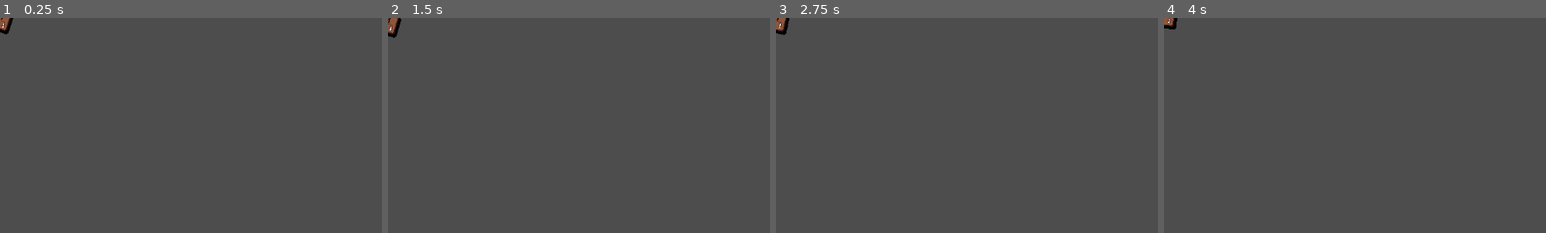
Above: before the commit, frames 1-4 (left to right).
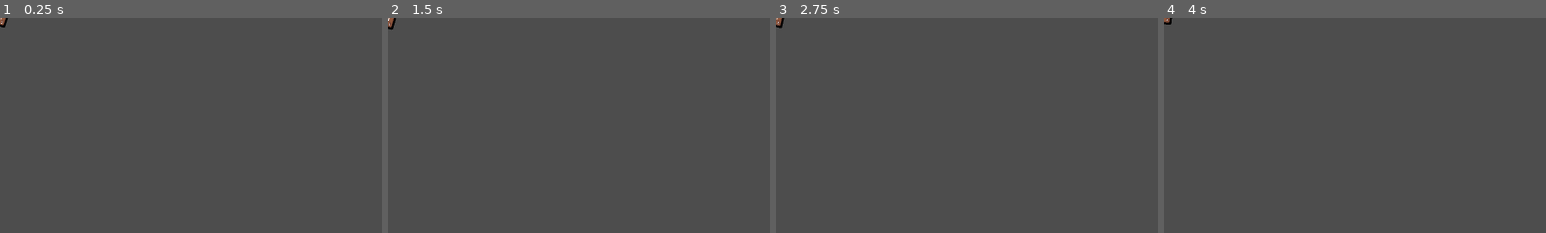
Above: after the commit, the same moments.

Repository: LiranDat/Spitandspell
Game: Godot game, scene res://letter.tscn
Same seed, same stepped clock (60 frames per second), same inputs: the game is played once before the commit and once after it. This scene is started directly instead of the project's main scene.
Inputs (mouse positions are % of the whole screen's width and height, from its top left):
- Up to frame 1 (0.25 s): no input
- Up to frame 2 (1.5 s): tap Enter at 0.5 s; move the mouse to (72, 45) at 0.52 s; click (72, 45) at 0.67 s; tap Space at 1.25 s; move the mouse to (30, 55) at 1.27 s; click (30, 55) at 1.42 s
- Up to frame 3 (2.75 s): tap Enter at 2 s; move the mouse to (60, 28) at 2.02 s; click (60, 28) at 2.17 s
- Up to frame 4 (4 s): tap Space at 2.75 s; move the mouse to (45, 70) at 2.77 s; click (45, 70) at 2.92 s; tap Enter at 3.5 s; move the mouse to (80, 65) at 3.52 s; click (80, 65) at 3.67 s
The pictures show only the part of the screen within x 0-50%, y 0-50%; the shares and areas given below are measured in that part.

The runs differ from the first frame. In frame 1, 0.2% of the frame differs, in the area x 0-4%, y 0-8%; in frame 2, 0.2%, in the area x 0-4%, y 0-10%; in frame 3, 0.2%; in frame 4, 0.2%.

Commit message:
Scoring test and shop changes

Diff:
--- a/album.gd
+++ b/album.gd
@@ -10,7 +10,7 @@
 
 const ALBUMFILE = "res://albums.xml"
 const ALBUMATTRIBUTES = ["id","title","description","subdescript","price"]
-
+const vowels = ["A","E","I","O","U"]
 var time = 0.0
 var tween : Tween
 var hovering : bool = false
@@ -28,6 +28,19 @@
 	if(owned):
 		$Tooltip/PriceTag.hide()
 		$Tooltip/Price.hide()
+	pass
+
+func scoreLetter(letter:String, word:String):
+	if(albumNumber==0):
+		return scoreLetter0(letter,word)
+	else:
+		return [0,1]
+	pass
+
+func scoreWord(word:String):
+	if(albumNumber==0):
+		return scoreWord0(word)
+	return [0,1]
 	pass
 
 func updateAlbumInfo():
@@ -160,3 +173,49 @@
 		albums.append(album)
 	return albums
 	pass
+
+func scoreLetter0(letter,word):
+	if(vowels.find(letter)>0):
+		return [-1,1]
+	else:
+		return [0,1]
+func scoreWord0(word):
+	return [0,2]
+
+func scoreLetter1(letter:String,word:String):
+	if(word.find(letter.to_upper(),word.find(letter.to_upper())+1)):
+		return [0,3]
+	else:
+		return [0,1]
+func scoreWord1(word):
+	return [0,1]
+
+func scoreLetter2(letter:String,word:String):
+	return [0,1]
+func scoreWord2(word):
+	if(word.length()<=3):
+		return [0,3]
+	return [0,1]
+
+func scoreLetter3(letter:String,word:String):
+	return [0,1]
+func scoreWord3(word):
+	return [0,1]
+
+func scoreLetter4(letter:String,word:String):
+	if(vowels.find(letter)>0):
+		return [1,1]
+	return [0,1]
+func scoreWord4(word):
+	return [0,1]
+
+func scoreLetter5(letter:String,word:String):
+	return [0,2]
+func scoreWord5(word):
+	return [0,.5]
+
+func scoreLetter6(letter:String,word:String):
+	return [0,1]
+func scoreWord6(word):
+	#if last word of repeat score x2
+	return [0,1]
--- a/album_case.gd
+++ b/album_case.gd
@@ -14,6 +14,22 @@
 
 func isFull():
 	return full
+
+func scoreLetter(letter : String, word : String):
+	var score = [0,1]
+	for album in albums:
+		var albumScore = await album.scoreLetter(letter,word)
+		score = [score[0]+albumScore[0],score[1]*albumScore[1]]
+	return score
+	pass
+
+func scoreWord(word : String):
+	var score = [0,1]
+	for album in albums:
+		var albumScore = await album.scoreWord(word)
+		score = [score[0]+albumScore[0],score[1]*albumScore[1]]
+	return score
+	pass
 
 func buyAlbum(album:Album):
 	if $Money.money > album.price:
--- a/letter.gd
+++ b/letter.gd
@@ -1,6 +1,18 @@
 class_name Letter extends Node2D
 var time = 0.0
 var spawn = true
+var alpha : float = 1.0
+var used : bool = false:
+	set(value):
+		var tween = get_tree().create_tween()
+		tween.set_ease(Tween.EASE_OUT)
+		tween.set_trans(Tween.TRANS_ELASTIC)
+		if value==false:
+			tween.tween_property(self,"alpha",1.0,1.0)
+		else:
+			tween.tween_property(self,"alpha",.5,1.0)
+		used = value
+
 @export var letter : String = "A"
 @export var score : int = 1
 
@@ -14,6 +26,7 @@
 func _process(delta: float) -> void:
 	if(swayEnabled):
 		sway(delta)
+	self.modulate.a = alpha
 	pass
 
 func appear():
--- a/letter.tscn
+++ b/letter.tscn
@@ -15,7 +15,6 @@
 texture = ExtResource("1_r6swm")
 
 [node name="Text" type="Label" parent="Letter"]
-modulate = Color(0.0962047, 0.0962048, 0.0962047, 1)
 offset_left = -11.0
 offset_top = -21.0
 offset_right = 11.0
--- a/letter_selection.gd
+++ b/letter_selection.gd
@@ -1,8 +1,10 @@
-extends Node2D
+class_name LetterSelection extends Node2D
 
 var letterScene = preload("res://letter.tscn")
 @export var letterAreaSize : Vector2i = Vector2i(5,2)
 var count = 0
+
+var usableLetters = []
 
 var abc = { # [ Punkte, Häufigkeit ]
 	"A": [1, 9],
@@ -34,6 +36,7 @@
 }
 
 func _ready():
+	$LetterArea/Shape.hide()
 	count = letterAreaSize.x*letterAreaSize.y
 	createLetterDeck(abc)
 	$LetterArea/Shape.scale = Vector2(64.,64.)*Vector2(letterAreaSize)
@@ -53,6 +56,7 @@
 	pass
 
 func distributeLetters(count):
+	usableLetters.clear()
 	var letters = []
 	for index in range(count):
 		var childCount = $MicPos/LetterDeck.get_child_count()
@@ -61,10 +65,11 @@
 		var childIndex = randi_range(0,$MicPos/LetterDeck.get_child_count()-1)
 		var letter = $MicPos/LetterDeck.get_child(childIndex)
 		letters.append(letter)
-		letter.reparent($LetterArea)
+		letter.reparent($LetterArea/Letters)
 	letters.sort_custom(lettersort)
 	for index in range(letters.size()):
 		var letter = letters[index]
+		usableLetters.append(letter)
 		var tween = letter.create_tween()
 		tween.set_ease(Tween.EASE_IN_OUT)
 		tween.set_trans(Tween.TRANS_ELASTIC)
@@ -73,12 +78,22 @@
 		tween.tween_property(letter,"position",Vector2(xPos,yPos),1.0)
 		letter.show()
 		$MicPos/Mic.pop()
-		await get_tree().create_timer(0.2).timeout
+		await get_tree().create_timer(0.1).timeout
 	pass
 
 func lettersort(a:Letter,b:Letter):
 	return a.letter <= b.letter
 
+func getUsableLetters():
+	return usableLetters
+
+func useLetter(l : String):
+	for letter in $LetterArea/Letters.get_children():
+		if letter.letter == l.to_upper() and letter.used == false:
+			letter.used = true
+			return
+	pass
+
 func _on_timer_timeout() -> void:
 	distributeLetters(count)
 	pass # Replace with function body.
--- a/letter_selection.tscn
+++ b/letter_selection.tscn
@@ -3,9 +3,8 @@
 [ext_resource type="PackedScene" uid="uid://bt3pifrcmwhrx" path="res://mic.tscn" id="1_a8s43"]
 [ext_resource type="Script" uid="uid://dfchx6q4hw7ch" path="res://letter_selection.gd" id="1_bvp4e"]
 
-[node name="LetterSelection" type="Node2D"]
+[node name="LetterSelection" type="Node2D" groups=["LetterSelection"]]
 script = ExtResource("1_bvp4e")
-letterAreaSize = Vector2i(8, 2)
 
 [node name="MicPos" type="Node2D" parent="."]
 position = Vector2(151, 128)
--- a/project.godot
+++ b/project.godot
@@ -21,10 +21,10 @@
 
 [display]
 
+window/size/viewport_width=1920
+window/size/viewport_height=1080
 window/size/resizable=false
 window/stretch/mode="canvas_items"
-window/stretch/aspect="expand"
-window/stretch/scale=1.5
 window/stretch/scale_mode="integer"
 
 [global_group]
@@ -33,6 +33,7 @@
 MoneyDisplay=""
 Album=""
 Letter=""
+LetterSelection=""
 
 [rendering]
 
--- /dev/null
+++ b/scoring_test.gd
@@ -0,0 +1,54 @@
+extends Node2D
+
+var abc = { # [ Punkte, Häufigkeit ]
+	"A": [1, 9],
+	"B": [3, 2],
+	"C": [3, 2],
+	"D": [2, 4],
+	"E": [1, 12],
+	"F": [4, 2],
+	"G": [2, 3],
+	"H": [4, 2],
+	"I": [1, 9],
+	"J": [8, 1],
+	"K": [5, 1],
+	"L": [1, 4],
+	"M": [3, 2],
+	"N": [1, 6],
+	"O": [1, 8],
+	"P": [3, 2],
+	"Q": [10, 1],
+	"R": [1, 6],
+	"S": [1, 4],
+	"T": [1, 6],
+	"U": [1, 4],
+	"V": [4, 2],
+	"W": [4, 2],
+	"X": [8, 1],
+	"Y": [4, 2],
+	"Z": [10, 1]
+}
+
+
+func scoreWord(word:String):
+	var albumCase = get_tree().get_first_node_in_group("AlbumCase")
+	var score = 0
+	for letterIndex in word.length():
+		var letter = word[letterIndex].to_upper()
+		var letterSelection : LetterSelection = get_tree().get_first_node_in_group("LetterSelection")
+		letterSelection.useLetter(letter)
+		var letterScore = await albumCase.scoreLetter(letter,word)
+		score += letterScore[0]+letterScore[1]*abc[letter][0]
+		print("letter " + letter + " scored: "+ str(letterScore[0]+letterScore[1]*abc[letter][0]))
+		await get_tree().create_timer(.1).timeout
+	print("Raw Word score is: "+ str(score))
+	var wordScore = await albumCase.scoreWord(word.to_upper())
+	score = wordScore[0]+wordScore[1]*score
+	print("Total score is: " + str(score))
+	pass
+
+
+func _on_button_pressed() -> void:
+	print($Panel/TextEdit.text)
+	scoreWord($Panel/TextEdit.text)
+	pass # Replace with function body.
--- /dev/null
+++ b/scoring_test.tscn
@@ -0,0 +1,56 @@
+[gd_scene load_steps=5 format=3 uid="uid://d263v7k7ged4w"]
+
+[ext_resource type="Script" uid="uid://bk6nwn7o78ib2" path="res://scoring_test.gd" id="1_krsl8"]
+[ext_resource type="PackedScene" uid="uid://d14bd2ryyhrdr" path="res://letter_selection.tscn" id="2_7iipe"]
+[ext_resource type="PackedScene" uid="uid://b56orn6gpj15h" path="res://album_case.tscn" id="2_krsl8"]
+[ext_resource type="PackedScene" uid="uid://drpkjcye8s7dv" path="res://shop.tscn" id="3_h7saj"]
+
+[node name="ScoringTest" type="Node2D"]
+script = ExtResource("1_krsl8")
+
+[node name="Panel" type="Panel" parent="."]
+offset_left = -213.0
+offset_top = -153.0
+offset_right = 220.0
+offset_bottom = -10.0
+
+[node name="TextEdit" type="TextEdit" parent="Panel"]
+layout_mode = 0
+offset_left = 50.0
+offset_top = 46.0
+offset_right = 364.0
+offset_bottom = 96.0
+
+[node name="LetterSelection" parent="." instance=ExtResource("2_7iipe")]
+position = Vector2(266, 218)
+
+[node name="MicPos" parent="LetterSelection" index="0"]
+position = Vector2(-676, -19)
+
+[node name="LetterArea" parent="LetterSelection" index="1"]
+position = Vector2(-265, -136)
+
+[node name="Shape" parent="LetterSelection/LetterArea" index="0"]
+position = Vector2(-166, -54)
+polygon = PackedVector2Array(0, 0, 1, 0, 1, 1, 0.905198, 1, 0.704366, 1, 0, 1)
+
+[node name="AlbumCase" parent="LetterSelection/LetterArea" index="1" instance=ExtResource("2_krsl8")]
+position = Vector2(368, 81)
+
+[node name="Letters" type="Node2D" parent="LetterSelection/LetterArea" index="2"]
+
+[node name="Camera2D" type="Camera2D" parent="."]
+
+[node name="Shop" parent="." instance=ExtResource("3_h7saj")]
+position = Vector2(334, -120)
+
+[node name="Button" type="Button" parent="."]
+offset_left = 114.0
+offset_top = -218.0
+offset_right = 164.0
+offset_bottom = -187.0
+text = "score"
+
+[connection signal="pressed" from="Button" to="." method="_on_button_pressed"]
+
+[editable path="LetterSelection"]
--- a/shop.gd
+++ b/shop.gd
@@ -5,7 +5,7 @@
 func _ready():
 	for i in range(3):
 		var album = albumScene.instantiate()
-		album.albumNumber=randi_range(0,5)
+		album.albumNumber=randi_range(0,1)
 		album.updateAlbumInfo()
 		album.position = Vector2((float(i%3)-1)*80.0,float(i/3)*80.0+40.)
 		$Albums.add_child(album)
--- a/shop.tscn
+++ b/shop.tscn
@@ -1,8 +1,7 @@
-[gd_scene load_steps=4 format=3 uid="uid://drpkjcye8s7dv"]
+[gd_scene load_steps=3 format=3 uid="uid://drpkjcye8s7dv"]
 
 [ext_resource type="Script" uid="uid://bv1k157tfkmi0" path="res://shop.gd" id="1_e7rdd"]
 [ext_resource type="FontFile" uid="uid://6ybbtdjigu8h" path="res://fonts/m6x11.ttf" id="1_viryw"]
-[ext_resource type="PackedScene" uid="uid://b56orn6gpj15h" path="res://album_case.tscn" id="3_blqjs"]
 
 [node name="Shop" type="Node2D"]
 position = Vector2(177, 175)
@@ -134,6 +133,3 @@
 uv = PackedVector2Array(69.973, 75.093, 208.213, 88.7463, 150.186, 182.613, 59.733, 162.133)
 
 [node name="Albums" type="Node2D" parent="."]
-
-[node name="AlbumCase" parent="." instance=ExtResource("3_blqjs")]
-position = Vector2(271, 105)
Not shown, added: scoring_test.gd.uid
